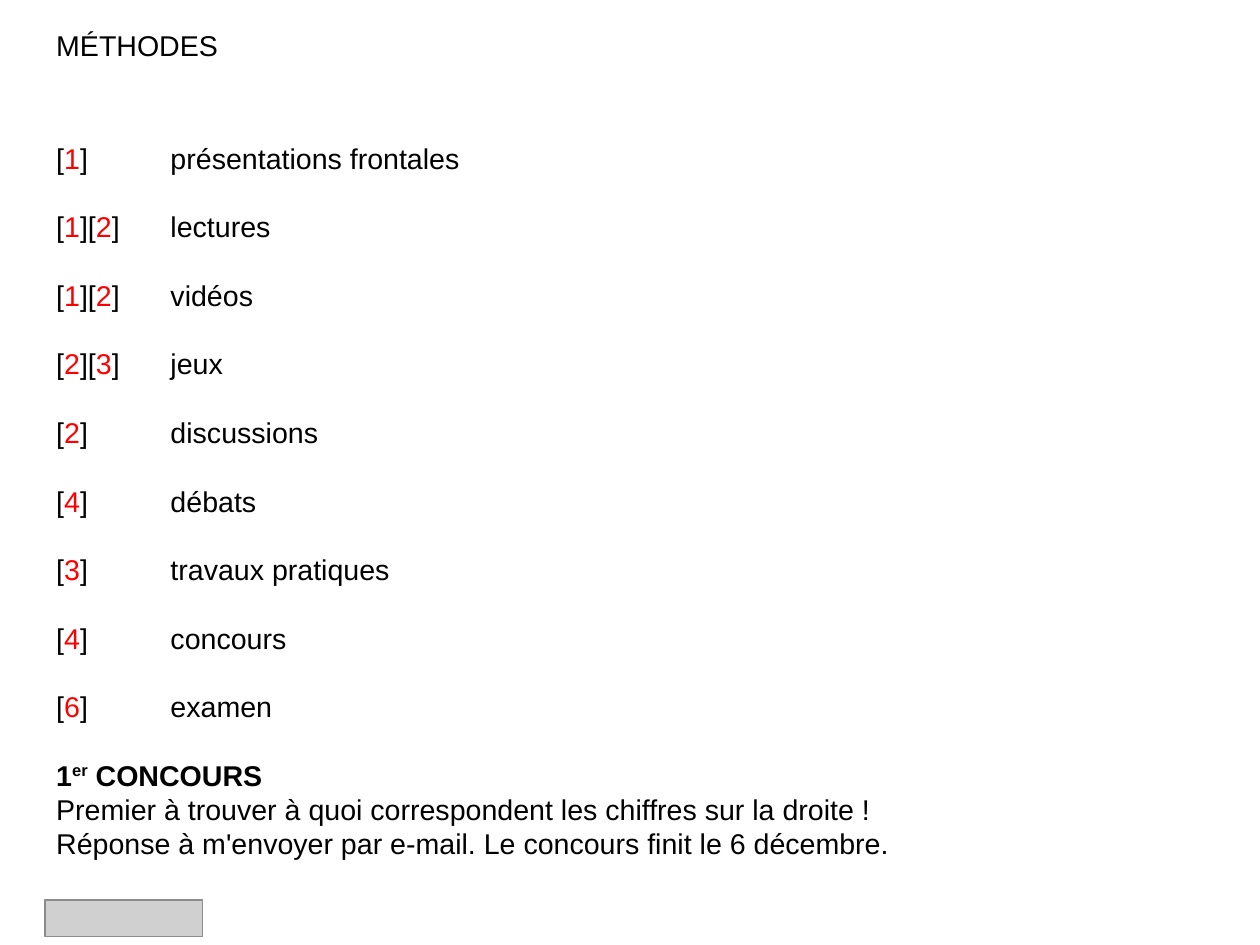
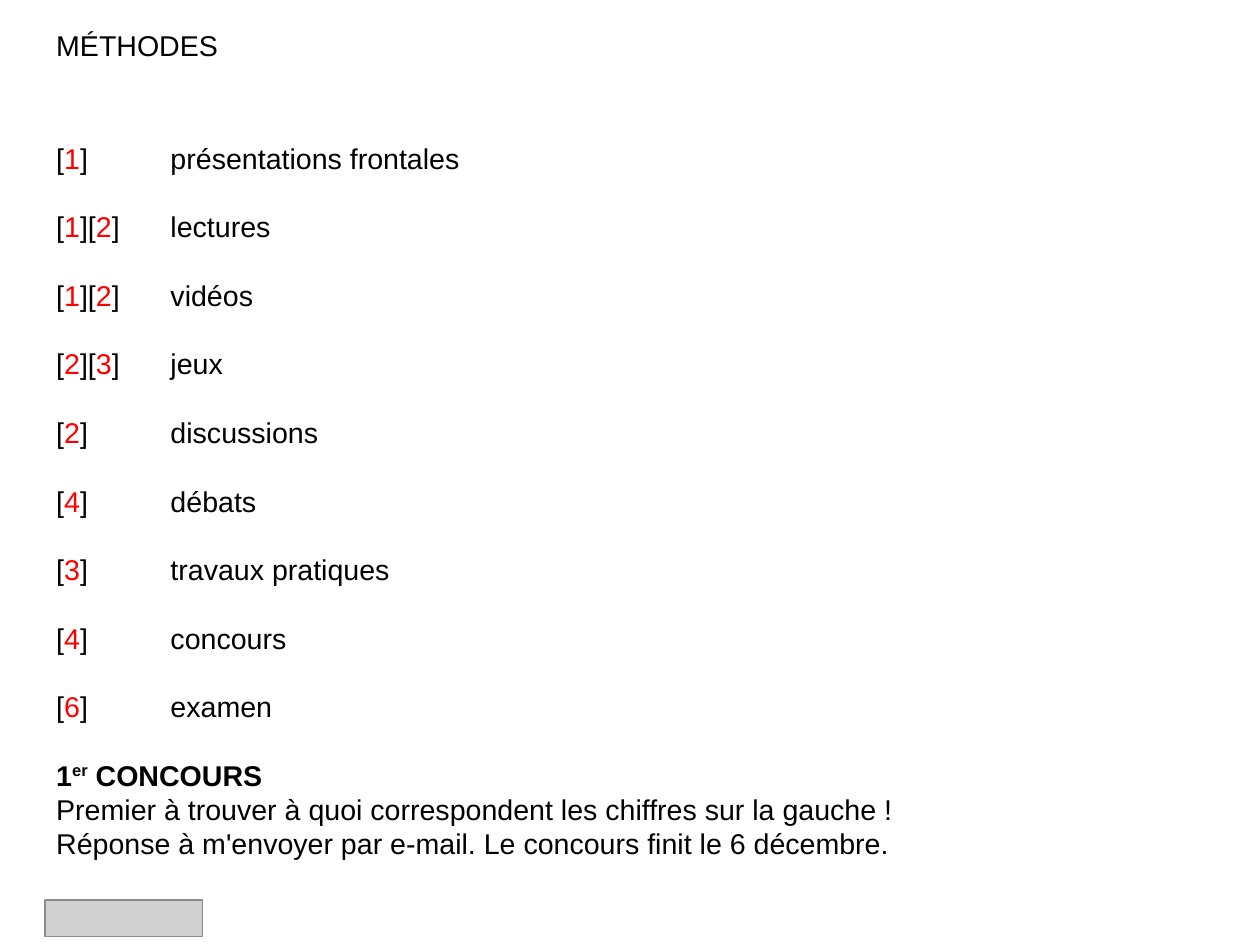
Before and after one commit to grolimur/HEG-765-21, a slide deck: slide 5 of sem1/supports/formation-usagers-bib-S01-E01.odp. Drawn at 1260x945 pixels with LibreOffice and Linux fonts; fonts in the diff are those of the drawing; grey boxes stand for pictures. Boxes give left, top, right and bottom in pixels: in the first picture for what was removed or moved away, otherwise in the second. Text is boxed around its words. In the diff, an @@ line names an element or a change of style, - is before the commit and + after.

```diff
--- a/sem1/supports/formation-usagers-bib-S01-E01.odp
+++ b/sem1/supports/formation-usagers-bib-S01-E01.odp
@@ text at box(56, 799, 877, 826): text changed @@
-Premier à trouver à quoi correspondent les chiffres sur la droite !
+Premier à trouver à quoi correspondent les chiffres sur la gauche !
```
Also in this commit, not shown: 6 other files.
